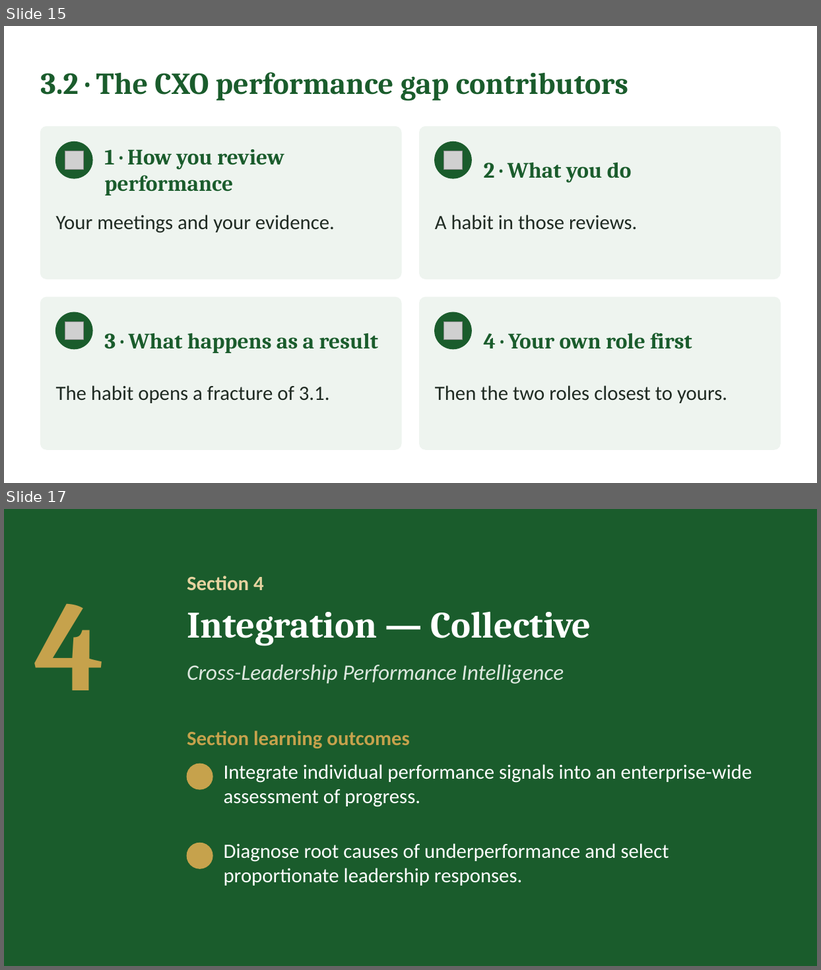
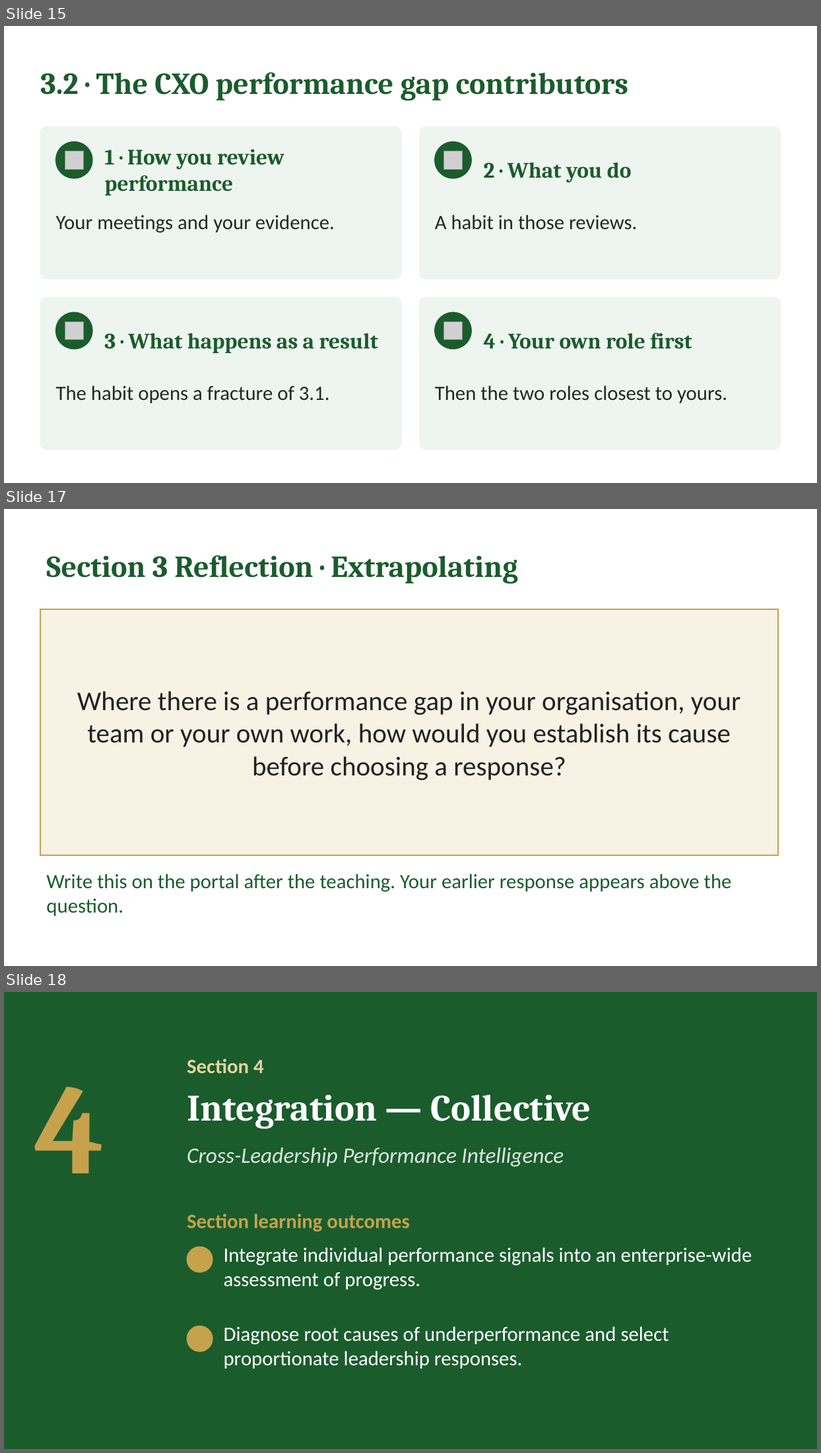
Before and after one commit to IBSL26/ibsl-platform, a slide deck: Unit decks/Unit 08 - Performance Measurement.pptx. Shown one above the other, each under a label of ours: slides 15 and 17 before the commit, slides 15, 17 and 18 after it; the slides between them are not shown. The pictures are 821x970 and 821x1453 pixels, drawn with LibreOffice and Linux fonts; fonts in the diff are those of the drawing; grey boxes stand for pictures; background and template pictures are left out. Boxes give left, top, right and bottom in pixels: in the first picture for what was removed or moved away, otherwise in the second. Text is boxed around its words. In the diff, an @@ line names an element or a change of style, - is before the commit and + after.

```diff
--- a/Unit decks/Unit 08 - Performance Measurement.pptx
+++ b/Unit decks/Unit 08 - Performance Measurement.pptx
@@ slide 17 added at [4, 509, 817, 966], background #FFFFFF @@
@@ text added at [46, 555, 517, 584], 36 pt, text #1A5C2C, bold @@
+Section 3 Reflection · Extrapolating
@@ rectangle added at [40, 609, 779, 856], fill #F7F2E4, outline #C6A24C 1.5 pt, 32 pt, text #222222 @@
+Where there is a performance gap in your organisation, your team or your own work, how would you establish its cause before choosing a response?
@@ text added at [46, 874, 732, 916], 24 pt, text #1A5C2C @@
+Write this on the portal after the teaching. Your earlier response appears above the question.
@@ what was slide 17 is now slide 18 @@
```
Also in this commit, not shown: 1 slide changed, 4 other slides added, 4 slides removed, 10 other files.
